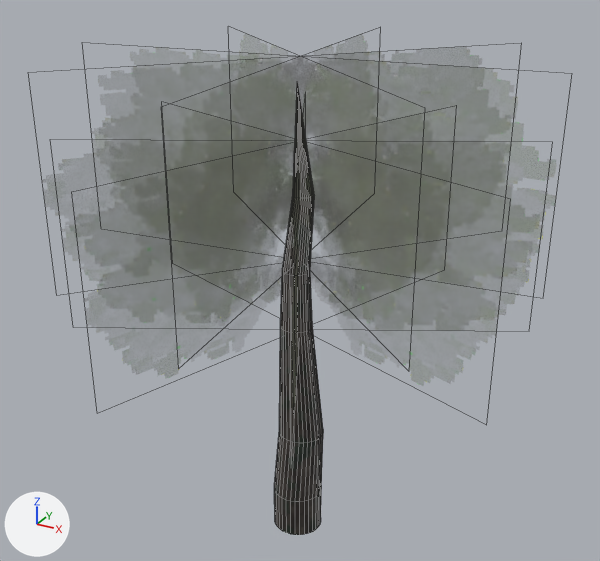
An edit to the FBX model LostAndFound/Assets/Models/Foliage/Trees/tree2.fbx, drawn before and after from the same camera.
Before and after are seen from a camera (50 mm lens) standing at (5.73, -7.73, 9.95) and looking at (-0.07, 2.8, 4.69). Lighting does not change. The marker at lower left points along +X, +Y and +Z. Mesh edges are drawn as thin lines.

Names of what the first picture shows: 'tree2_leafs.001'.
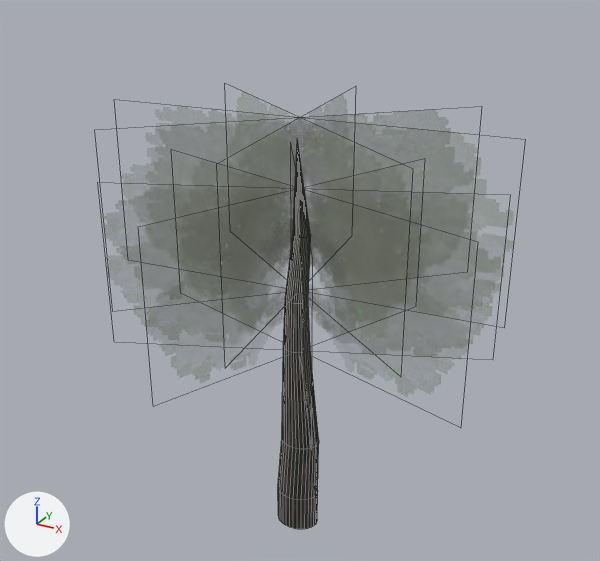
Scene script edits in JSON lines:
```json
{"block": "me_tree2_leafs_004", "where": "# used by ob_tree2_leafs_001; location = (0.14, 2.19, 0.26); rotation_euler = (-3.142, 0.0, 0.867), in degrees (-180, 0, 50); scale = (0.01, 0.01, 0.01)"}
{"op": "remove", "block": "me_tree2_leafs_004", "code": "me_tree2_leafs_004.from_pydata(...)  # 225 vertices, 200 faces; spans x -336.0..386.0, y -397.0..329.0, z -792.0..7.0"}
{"op": "add", "block": "me_tree2_leafs_004", "code": "me_tree2_leafs_004.from_pydata(...)  # 225 vertices, 200 faces; spans x -312.0..318.0, y -31.0..679.0, z -260.0..256.0"}
{"block": "me_tree2_leafs_004", "change": "me_tree2_leafs_004 part 1: the loose piece of 193 vertices spanning x -20.0..68.0, y -80.0..6.0, z -758.0..7.0 is multiplied about its middle by the matrix ((0.567, 0.668, 0.0), (0.0, 0.0, -0.889), (-0.547, 0.464, 0.0)), then moved by (-24.0, 346.0, 372.0)"}
{"block": "me_tree2_leafs_004", "change": "me_tree2_leafs_004 part 2: 8 loose pieces with 32 vertices, spanning x -336.0..386.0, y -397.0..329.0, z -792.0..-369.0, are deleted"}
{"block": "me_tree2_leafs_004", "change": "me_tree2_leafs_004 part 3"}
{"block": "me_tree2_leafs_004", "change": "16 vertices are added at x -312.0..318.0, y 303.0..408.0, z -260.0..256.0"}
{"block": "me_tree2_leafs_004", "change": "8 new vertices lie (0.0, 271.0, 0.0) away from vertices in x -312.0..318.0, y 408.0, z -260.0..256.0"}
{"block": "me_tree2_leafs_004", "change": "8 new vertices lie (0.0, 270.0, 0.0) away from vertices in x -296.0..302.0, y 303.0, z -247.0..243.0"}
{"block": "me_tree2_leafs_004", "change": "8 new faces join them, mat_tree2_leafs"}
{"op": "set", "path": "ob_tree2_leafs_001.location", "old": "(0.14, 2.19, 0.26)", "new": "(0.01, 2.57, 0.54)"}
{"op": "set", "path": "ob_tree2_leafs_001.rotation_euler", "old": "(-3.142, 0.0, 0.867)", "new": "(1.571, 0.0, 0.0)", "note": "degrees (-180, 0, 50) -> degrees (90, 0, 0)"}
```

Changed parts and their boxes (x1, y1, x2, y2) in the pictures (600 x 561 px; the box of a moved part takes in the faces that stretch with it):
```json
{"object": "tree2_leafs.001", "change": "reshaped, moved, turned", "before": [85, 54, 546, 535], "after": [124, 110, 506, 529]}
{"part": 1, "of": "me_tree2_leafs_004", "change": "moved or reshaped", "before": [274, 83, 323, 535], "after": [278, 140, 319, 529]}
{"part": 2, "of": "me_tree2_leafs_004", "change": "deleted", "before": [85, 54, 546, 407]}
{"part": 3, "of": "me_tree2_leafs_004", "change": "added", "after": [124, 110, 506, 394]}
```
